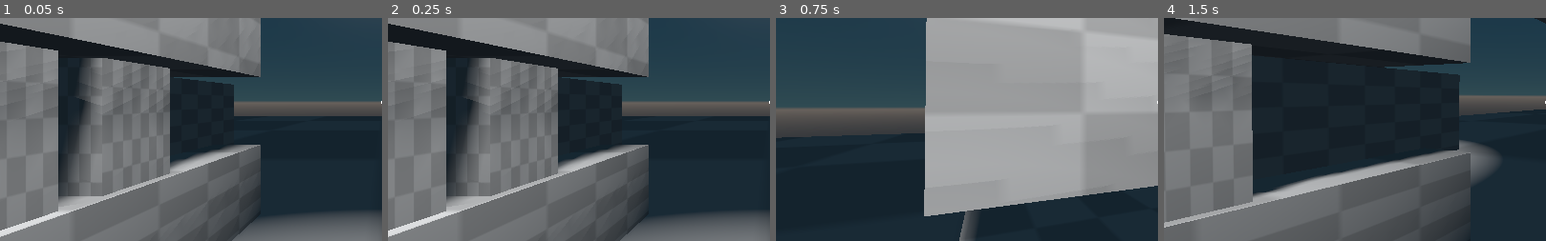
Above: before the commit, frames 1-4 (left to right).
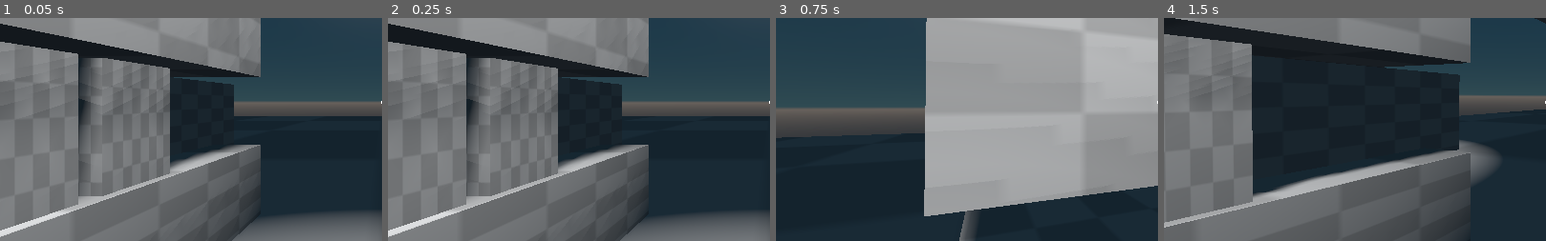
Above: after the commit, the same moments.

Repository: awnagel/Godot-Thief-Controller
Game: Godot game, scene res://scenes/Demo.tscn
Same seed, same stepped clock (60 frames per second), same inputs: the game is played once before the commit and once after it.
Inputs (mouse positions are % of the whole screen's width and height, from its top left):
- Up to frame 1 (0.05 s): no input
- Up to frame 2 (0.25 s): no input
- Up to frame 3 (0.75 s): move the mouse to (55, 50) at 0.52 s; hold W (forward) from 0.53 s (still down); hold Shift (sneak) from 0.53 s (still down); tap Space (clamber) at 0.6 s
- Up to frame 4 (1.5 s): keep holding W (forward); move the mouse to (45, 50) at 1.27 s; release Shift (sneak) at 1.28 s; tap Shift (sneak) at 1.35 s
The pictures show only the part of the screen within x 0-50%, y 31-81%; the shares and areas given below are measured in that part.

The runs differ from the first frame. In frame 1, 3.5% of the frame differs, in the area x 15-21%, y 14-87%; in frame 2, 3.5%; in frame 3, nothing differs; in frame 4, nothing differs.

Commit message:
Added check for narrowness of vent. Added sounds for landing and clambering.

Diff:
--- a/scenes/Demo.tscn
+++ b/scenes/Demo.tscn
@@ -38,7 +38,7 @@
 transform = Transform( -2.93068e-08, -0.999999, 0, 0.179884, -1.62921e-07, 0, 0, 0, 1, 3.06566, 0.906262, -1.85661 )
 
 [node name="Worldspawn8" parent="." instance=ExtResource( 2 )]
-transform = Transform( -3.13989e-09, -0.107138, 0, 0.179748, -1.62798e-07, 0, 0, 0, 0.118932, -0.759795, 0.607442, -0.615089 )
+transform = Transform( -3.13989e-09, -0.107138, 0, 0.179748, -1.62798e-07, 0, 0, 0, 0.118932, -0.759795, 0.607442, -0.656793 )
 
 [node name="Worldspawn9" parent="." instance=ExtResource( 2 )]
 transform = Transform( -3.13989e-09, -0.107138, 0, 0.179748, -1.62798e-07, 0, 0, 0, 0.118932, -0.759795, 0.607442, -0.953297 )
--- a/scripts/Player.gd
+++ b/scripts/Player.gd
@@ -32,8 +32,6 @@
 
 var bob_reset : float = 0.0
 
-var footstep_sounds : Array = []
-
 var camera_pos_normal : Vector3 = Vector3.ZERO
 var collider_normal_radius : float = 0.0
 var collider_normal_height : float = 0.0
@@ -44,7 +42,7 @@
 const TEXTURE_SOUND_LIB = {
 	"checkerboard" : {
 		"amplifier" : 5.0,
-		"sfx_folder" : "sfx/footsteps/"
+		"sfx_folder" : "sfx/footsteps"
 	}
 }
 
@@ -55,12 +53,23 @@
 	collider_normal_height = collider.shape.height
 	collision_normal_offset = collider.global_transform.origin.y
 
+	load_footstep_sounds("sfx/breathe", 1)
+	load_footstep_sounds("sfx/landing", 2)
+
 	if lock_mouse:
 		Input.set_mouse_mode(Input.MOUSE_MODE_CAPTURED)
 
 var current_sound_dir : String = ""
 
-func load_footstep_sounds(sound_dir) -> void:
+var footstep_sounds : Array = []
+var landing_sounds : Array = []
+var clamber_sounds : Dictionary = {
+	"in" : [],
+	"out" : []
+}
+
+#1, footsteps - 2, breathing (clambering) - 3, landing
+func load_footstep_sounds(sound_dir, type : int) -> void:
 	if sound_dir == "":
 		return
 
@@ -82,7 +91,15 @@
 	var sound = snd_dir.get_next()
 	while sound != "":
 		if not sound.ends_with(".import"):
-			footstep_sounds.append(load(sound_dir + "/" + sound))
+			if type == 0:
+				footstep_sounds.append(load(sound_dir + "/" + sound))
+			elif type == 1:
+				if "in" in sound:
+					clamber_sounds["in"].append(load(sound_dir + "/" + sound))
+				elif "out" in sound:
+					clamber_sounds["out"].append(load(sound_dir + "/" + sound))
+			elif type == 2:
+				landing_sounds.append(load(sound_dir + "/" + sound))
 		sound = snd_dir.get_next()
 
 func get_surface_texture() -> Dictionary:
@@ -113,7 +130,7 @@
 	sound_emitter.radius = result["amplifier"]
 
 	if result.sfx_folder != "":
-		load_footstep_sounds(result.sfx_folder)
+		load_footstep_sounds(result.sfx_folder, 0)
 
 func _input(event) -> void:
 	if event is InputEventMouseMotion:
@@ -153,7 +170,6 @@
 			lean()
 
 		CLAMBERING_RISE:
-			#collider.disabled = true
 			var pos = global_transform.origin
 			var target = Vector3(pos.x, clamber_destination.y, pos.z)
 			global_transform.origin = lerp(pos, target, 0.1)
@@ -169,6 +185,11 @@
 				return
 
 		CLAMBERING_LEDGE:
+			if !audio_player.playing:
+				clamber_sounds["out"].shuffle()
+				audio_player.stream = clamber_sounds["out"].front()
+				audio_player.play()
+
 			global_transform.origin = lerp(global_transform.origin, clamber_destination, 0.1)
 			crouch()
 
@@ -181,6 +202,8 @@
 				global_transform.origin = clamber_destination
 				state = CROUCHING
 				return
+
+var jumping = false
 
 #Needs some refining
 func walk(delta, speed_mod : float = 1.0) -> void:
@@ -203,13 +226,25 @@
 
 	if grounded:
 		velocity.y = -0.01
+
+		if jumping:
+			landing_sounds.shuffle()
+			audio_player.stream = landing_sounds.front()
+			audio_player.play()
+
+		jumping = false
 	if grounded and Input.is_action_just_pressed("clamber") and state == WALKING:
 		# Check for clamber
 		if clamber():
+			if not audio_player.stream in clamber_sounds["in"]:
+				clamber_sounds["in"].shuffle()
+				audio_player.stream = clamber_sounds["in"].front()
+				audio_player.play()
 			return
 
 		# If no clamber, jump
 		velocity.y = jump_force
+		jumping = true
 		return
 
 	handle_player_sound_emission()
@@ -362,7 +397,7 @@
 	params.transform.origin = pos + Vector3.UP * 0.15
 	var result = state.intersect_shape(params)
 
-	for i in range(result.size()):
+	for i in range(result.size() - 1):
 		if result[i].collider == self:
 			result.remove(i)
 
@@ -371,6 +406,15 @@
 
 	if result.size() == 0:
 		return Vector3.ZERO
+
+	if !check_gap(pos + Vector3.UP * 0.175):
+		return -Vector3.ONE
+
+	if !check_gap(pos + Vector3.UP * 0.175 + Vector3.FORWARD * 0.15):
+		return -Vector3.ONE
+
+	if !check_gap(pos + Vector3.UP * 0.175 + Vector3.BACK * 0.15):
+		return -Vector3.ONE
 
 	var offset = Vector3.ZERO
 	var checkPos = Vector3.ZERO
@@ -392,3 +436,20 @@
 			return offset
 
 	return -Vector3.ONE
+
+func check_gap(pos : Vector3) -> bool:
+	var space = get_world().direct_space_state
+
+	var c = 0
+
+	for i in range(4):
+		var r = i * 90
+		var v = Vector3.UP.rotated(Vector3.FORWARD, deg2rad(r))
+		var result = space.intersect_ray(pos, pos + v, [self])
+		if result and (result.position - pos).length() < 0.2:
+			c += 1
+
+	if c >= 2:
+		return false
+
+	return true
Not shown, added: SOUNDS.md
Not shown, added: sfx/breathe/in_1.wav
Not shown, added: sfx/breathe/out_1.wav
Not shown, added: sfx/landing/land_1.wav
